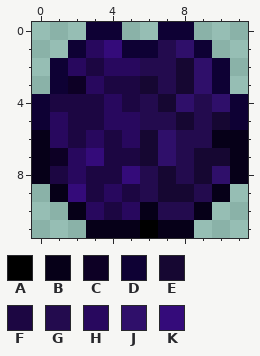
Pixel-art sprite, stored at Content/Items/Materials/NightmareScale.png. The picture above is the old version.
The file is 24x24 pixels, drawn in blocks of 2x2; one block is one cell here. Colours within 5 levels of each other are drawn and written as one.
Palette (. is transparent): A #000000  B #060018  C #0d0025  D #0e0134  E #160732  F #1c0642  G #230b4e  H #28085e  J #2f0f6a  K #340b7a
Pixels before, first column x 0:
 0 ...DD..DD...
 1 ..DHKDDGJD..
 2 .DHFHHGGEJD.
 3 .DCHFFEGEJD.
 4 DFFFHFGEJGJD
 5 DHFFHHGGEGED
 6 BHFHFHEJGGBB
 7 BCHKFFEJGEEB
 8 BFHFFKGEGEJB
 9 .BKFHFGEEGB.
10 ..BHFHBGGB..
11 ...BBBABB...
Now the later version:
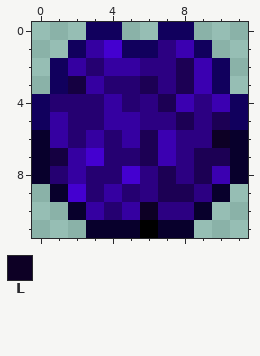
Colours new in this view: L #0d0025
Change:
Colour B changes from #060018 to #08002c.
Colour C changes from #0d0025 to #150041.
Colour D changes from #0e0134 to #11005d.
Colour E changes from #160732 to #1c0054.
Colour F changes from #1c0642 to #250071.
Colour G changes from #230b4e to #2c0082.
Colour H changes from #28085e to #3500a1.
Colour J changes from #2f0f6a to #3b00b1.
Colour K changes from #340b7a to #4400d0.
The author changed colour B to colour L in row 6 at x 10; in row 10 at x 6.
